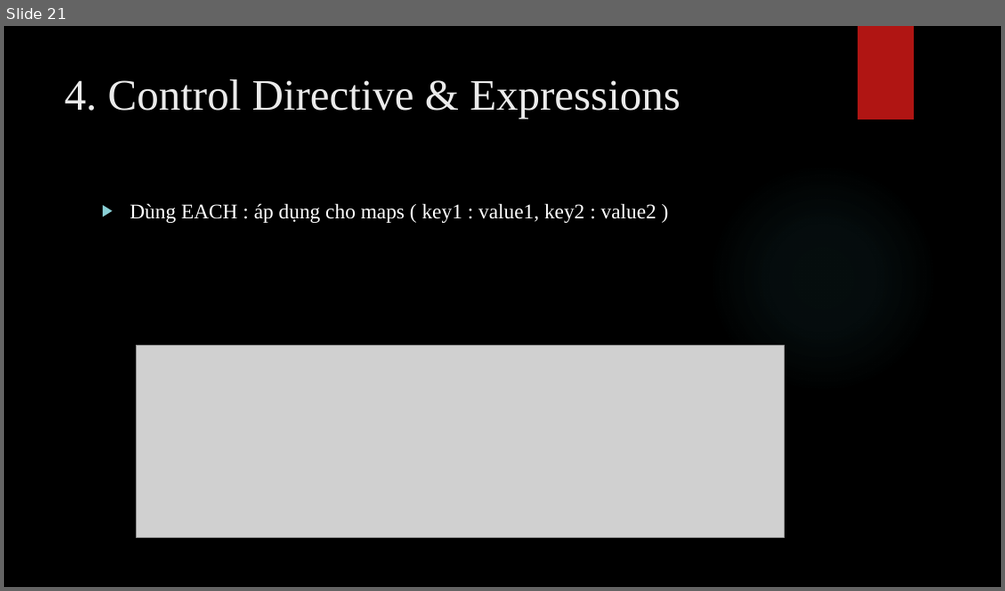
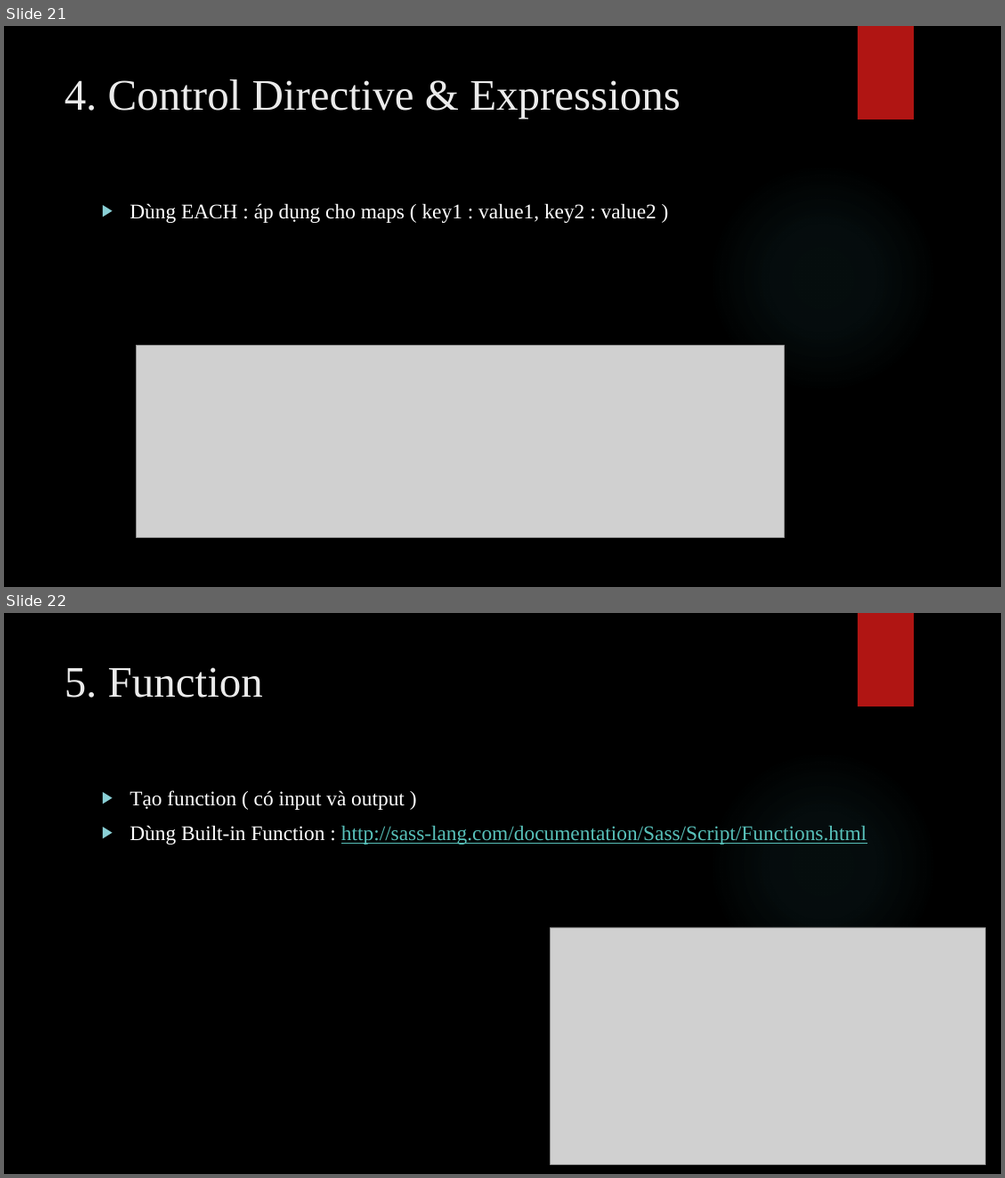
Before and after one commit to nghiepuit/sass, a slide deck: SASS.pptx. Shown one above the other, each under a label of ours: slide 21 before the commit, slides 21 and 22 after it. The pictures are 1005x591 and 1005x1178 pixels, drawn with LibreOffice and Linux fonts; fonts in the diff are those of the drawing; grey boxes stand for pictures; background and template pictures are left out. Boxes give left, top, right and bottom in pixels: in the first picture for what was removed or moved away, otherwise in the second. Text is boxed around its words. In the diff, an @@ line names an element or a change of style, - is before the commit and + after.

```diff
--- a/SASS.pptx
+++ b/SASS.pptx
@@ slide 22 added at (4, 613, 1001, 1174), background picture (left out); not listed: 2 template elements that a slide beside it also shows @@
@@ title added at (65, 667, 263, 698), 42 pt, text #EBEBEB @@
+5. Function
@@ text added at (129, 790, 866, 844), 20 pt, text #58C1BA, underline @@
+▶ Tạo function ( có input và output )
+▶ Dùng Built-in Function : http://sass-lang.com/documentation/Sass/Script/Functions.html
@@ picture added at (550, 927, 985, 1164) @@
```
Also in this commit, not shown: 9 other slides added, 4 other files.
